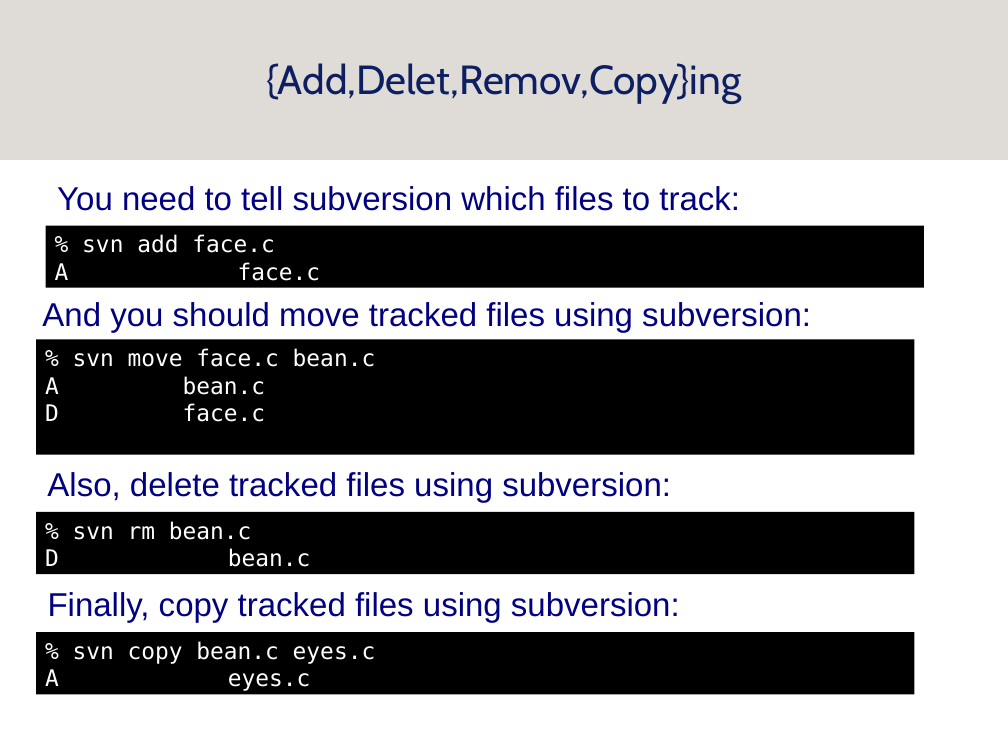
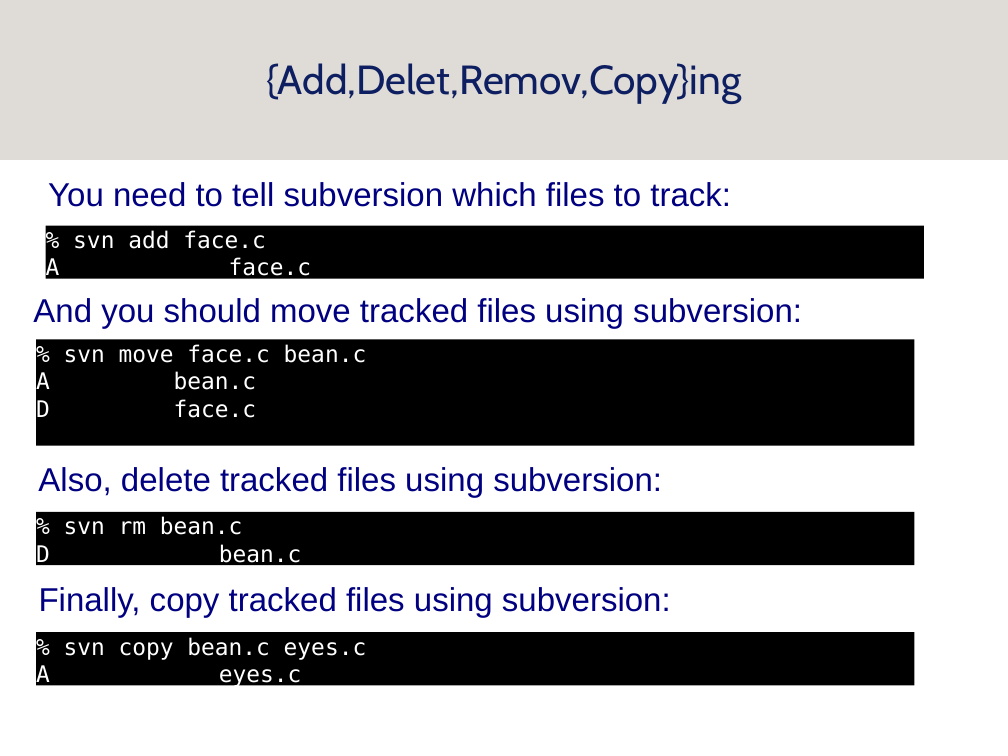
Before and after one commit to srobo/subversion-archive, a slide deck: slide 25 of presentations/subversion/svn.odp. Drawn at 1008x756 pixels with LibreOffice and Linux fonts; fonts in the diff are those of the drawing; background and template pictures are left out. Boxes give left, top, right and bottom in pixels: in the first picture for what was removed or moved away, otherwise in the second. Text is boxed around its words. In the diff, an @@ line names an element or a change of style, - is before the commit and + after.

```diff
--- a/presentations/subversion/svn.odp
+++ b/presentations/subversion/svn.odp
@@ text "You need to tell subversion ...": place and size @@
-text "You need to tell subversion ..." at (57,186,740,211)
+text "You need to tell subversion ..." at (48,182,731,207)
@@ rectangle "% svn add face.c": place and size @@
-rectangle "% svn add face.c" at (46,226,925,288)
+rectangle "% svn add face.c" at (46,226,925,279)
@@ text "And you should move tracked ...": place and size @@
-text "And you should move tracked ..." at (42,302,811,333)
+text "And you should move tracked ..." at (33,298,802,329)
@@ rectangle "% svn move face.c bean.c": place and size @@
-rectangle "% svn move face.c bean.c" at (36,339,915,455)
+rectangle "% svn move face.c bean.c" at (36,339,915,445)
@@ text "Also, delete tracked files using ...": place and size @@
-text "Also, delete tracked files using ..." at (47,472,671,502)
+text "Also, delete tracked files using ..." at (38,467,662,498)
@@ rectangle "% svn rm bean.c": place and size @@
-rectangle "% svn rm bean.c" at (36,512,915,574)
+rectangle "% svn rm bean.c" at (36,512,915,565)
@@ text "Finally, copy tracked files using ...": place and size @@
-text "Finally, copy tracked files using ..." at (48,592,680,622)
+text "Finally, copy tracked files using ..." at (39,587,671,618)
@@ rectangle "% svn copy bean.c eyes.c": place and size @@
-rectangle "% svn copy bean.c eyes.c" at (36,632,915,694)
+rectangle "% svn copy bean.c eyes.c" at (36,632,915,685)
```
Also in this commit, not shown: 19 other slides changed, 3 slides added, 2 slides removed.
